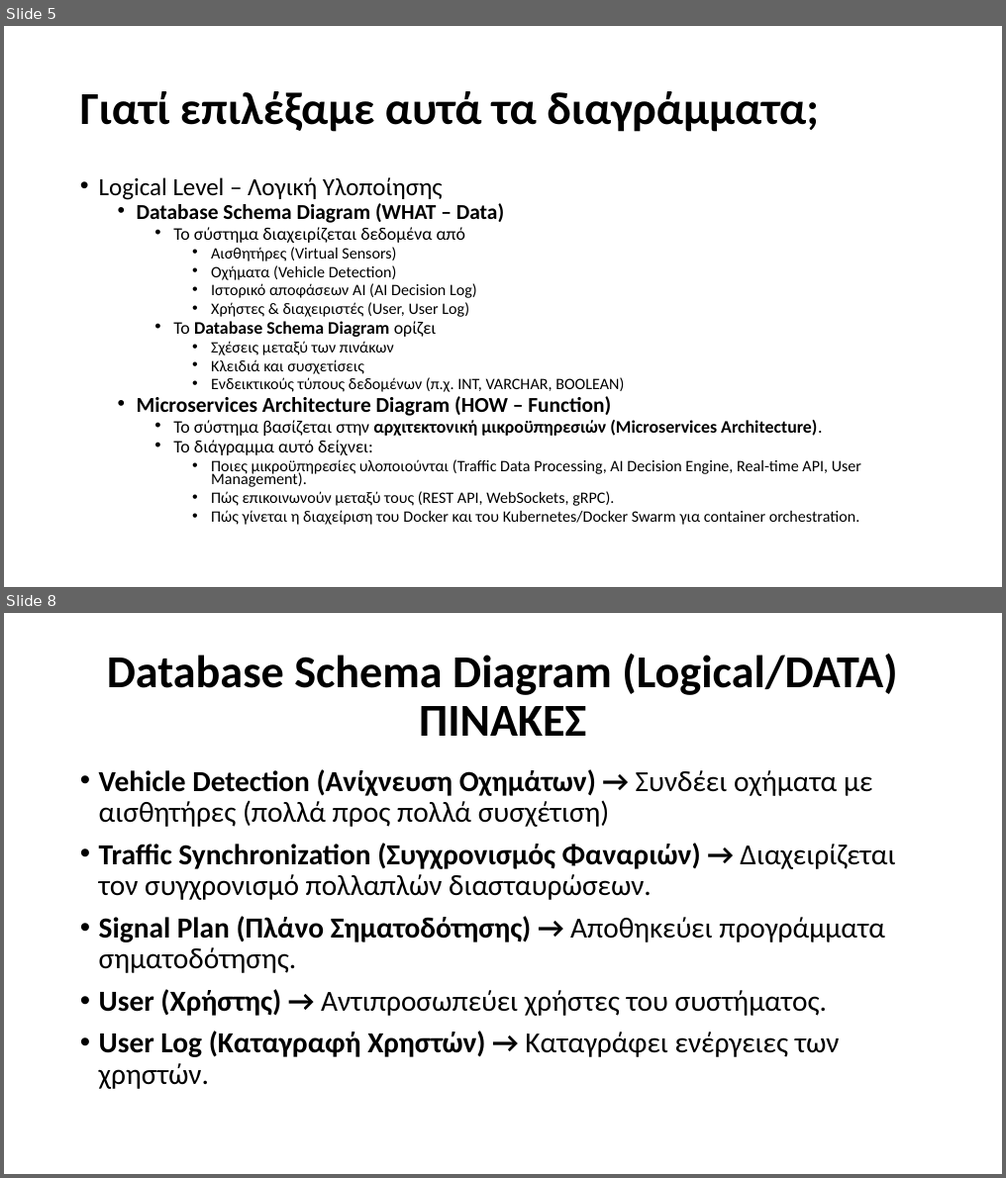
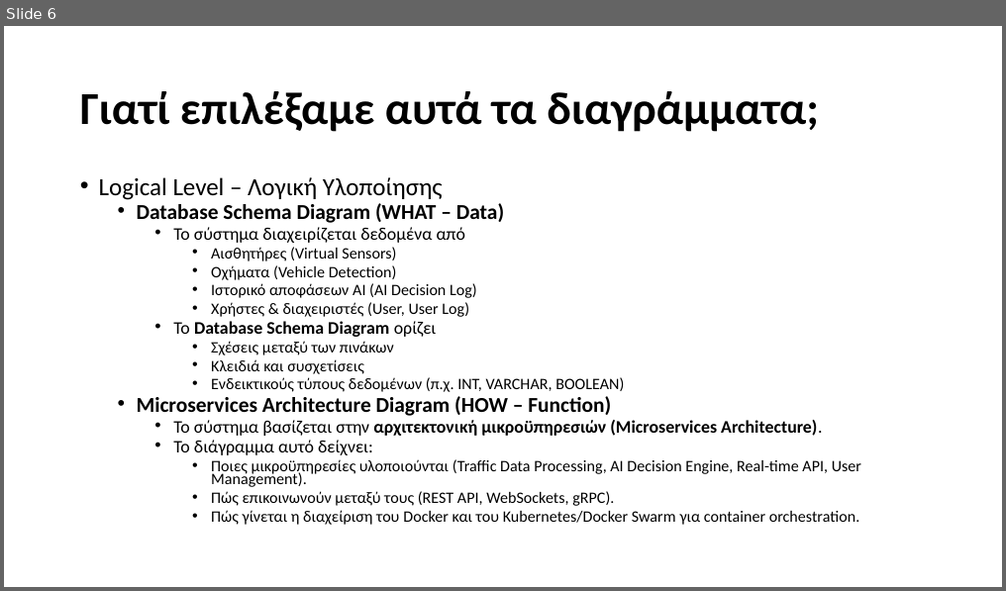
Before and after one commit to Ath21/STL_Drive, a slide deck: Presentation.pptx. Shown one above the other, each under a label of ours: slides 5 and 8 before the commit, slide 6 after it; the slides between them are not shown. The pictures are 1006x1178 and 1006x591 pixels, drawn with LibreOffice and Linux fonts; fonts in the diff are those of the drawing. Boxes give left, top, right and bottom in pixels: in the first picture for what was removed or moved away, otherwise in the second. Text is boxed around its words. In the diff, an @@ line names an element or a change of style, - is before the commit and + after.

```diff
--- a/Presentation.pptx
+++ b/Presentation.pptx
@@ slide 8 removed at [4,613,1002,1174], background #FFFFFF @@
@@ title removed at [107,654,897,736] @@
-Database Schema Diagram (Logical/DATA)
-ΠΙΝΑΚΕΣ
@@ text removed at [99,769,895,1089] @@
-• Vehicle Detection (Ανίχνευση Οχημάτων) → Συνδέει οχήματα με αισθητήρες (πολλά προς πολλά συσχέτιση)
-• Traffic Synchronization (Συγχρονισμός Φαναριών) → Διαχειρίζεται τον συγχρονισμό πολλαπλών διασταυρώσεων.
-• Signal Plan (Πλάνο Σηματοδότησης) → Αποθηκεύει προγράμματα σηματοδότησης.
-• User (Χρήστης) → Αντιπροσωπεύει χρήστες του συστήματος.
-• User Log (Καταγραφή Χρηστών) → Καταγράφει ενέργειες των χρηστών.
@@ what was slide 5 is now slide 6 @@
```
Also in this commit, not shown: 5 slides changed, 14 slides added, 1 other slide removed, 1 other file.
